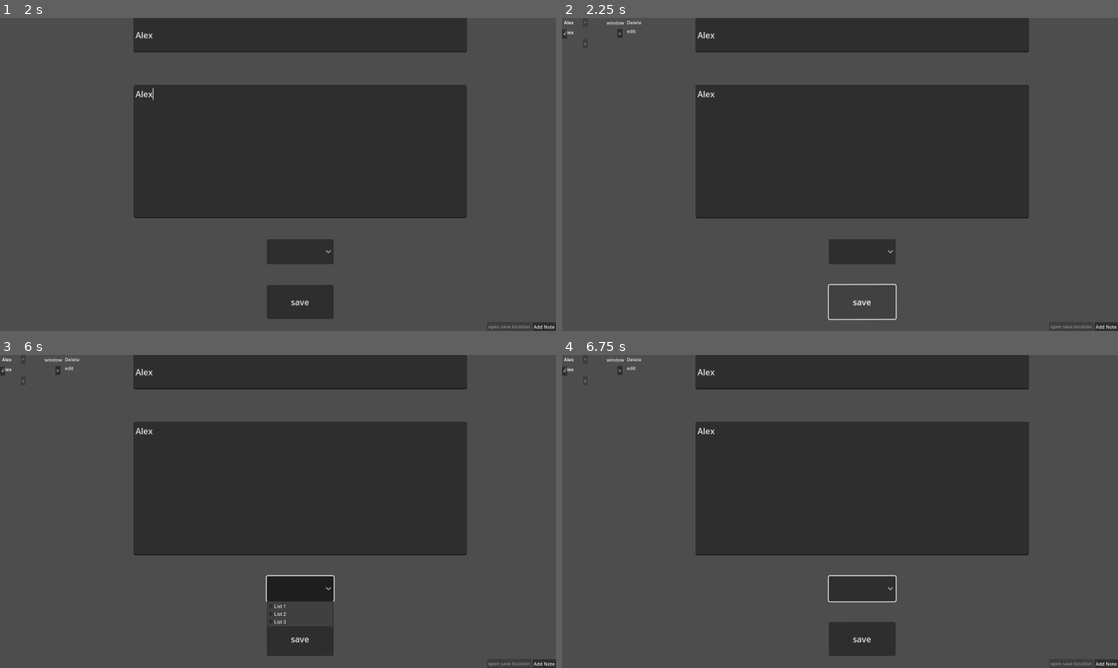
Above: before the commit, frames 1-4 (two rows, left to right).
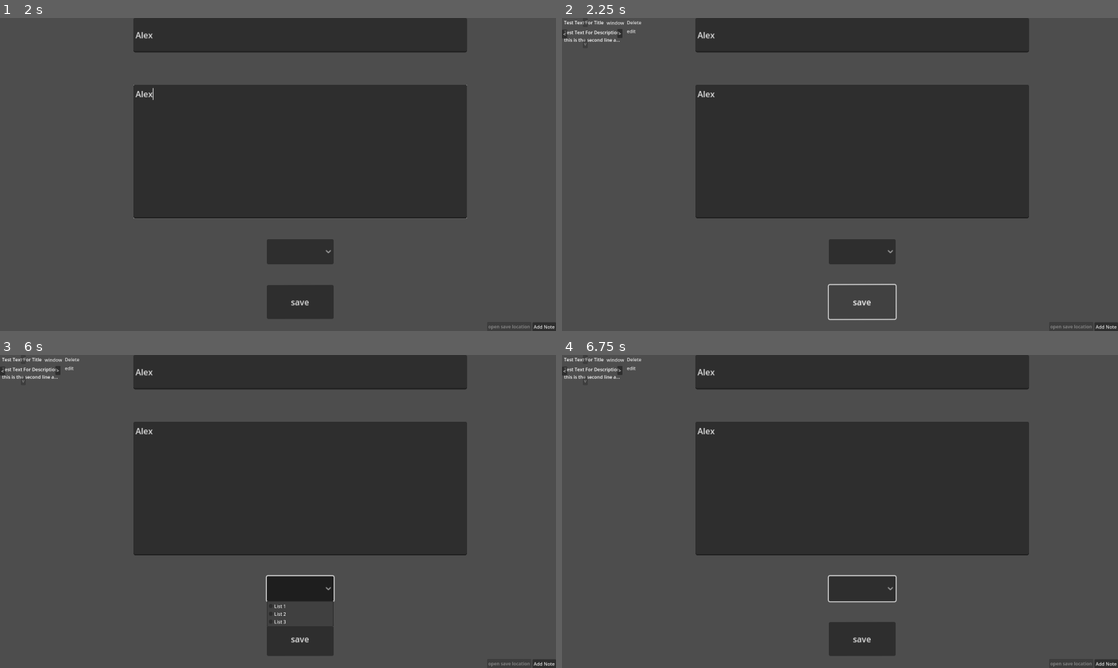
Above: after the commit, the same moments.

Repository: pandapanda135/todo_list
Game: Godot game, scene res://ui_test.tscn
The game is run twice, just before and just after one commit, with the same random seed, the same clock (stepped at 60 frames per second) and the same inputs.
Inputs (mouse positions are in pixels of both pictures, inside the frame that each line leads up to):
- Up to frame 1 (2 s): click "Add Note" at 0.5 s; click (300, 33) at 1.27 s; type "Alex" at 1.35 s; click (300, 152) at 1.5 s; type "Alex" at 1.58 s
- Up to frame 2 (2.25 s): click "save" at 2 s
- Up to frame 3 (6 s): click "<" at 2.75 s; click ">" at 3.5 s; click "window" at 4.25 s; click "edit" at 5 s; click (300, 589) at 5.75 s
- Up to frame 4 (6.75 s): click "<" at 6.5 s

Frame 1 is identical in both runs. In frame 2, 0.2% of the frame differs, in the area x 0-11%, y 0-8%; in frame 3, 0.2%; in frame 4, 0.2%.
Error after the commit: Invalid cast: could not convert value to 'int'. (res://scripts/save_system.gd:124)

Commit message:
added saving of node index started on loading

Diff:
--- a/individual_node_test.tscn
+++ b/individual_node_test.tscn
@@ -16,6 +16,7 @@
 size_flags_vertical = 2
 mouse_filter = 2
 script = ExtResource("1_gbth7")
+current_position = null
 
 [node name="TitleLabel" type="Label" parent="."]
 layout_mode = 0
--- a/node_script.gd
+++ b/node_script.gd
@@ -11,6 +11,9 @@
 
 @onready var json_file:String
 @export var current_position:int
+
+@onready var root:Window = get_tree().get_root()
+var timer_running:bool = false
 
 #declare the collection is will be in within the save file modfiy the save file code
 #to support this and also the function that adds the nodes to the scenes this can be done
@@ -23,16 +26,32 @@
 func _ready() -> void:
 	var save_edit_button = get_node("ModalController/HFlowContainer/Control/SaveButton")
 	save_edit_button.get_save_file.connect(_get_save_file)
+
 	var _up_arrow_signal:bool = up_arrow.pressed.connect(check_node_position.bind(up_arrow))
 	var _left_arrow_singal:bool = left_arrow.pressed.connect(check_node_position.bind(left_arrow))
 	var _right_arrow_signal:bool = right_arrow.pressed.connect(check_node_position.bind(right_arrow))
 	var _down_arrow_signal:bool = down_arrow.pressed.connect(check_node_position.bind(down_arrow))
+
 	node_made.connect(_on_node_made)
 	node_made.emit.call_deferred()
+	SignalManager.connect("index_saving", _save_index)
 	first_arrow_visibility_check()
 
 func _get_save_file() -> void: # this is used for edit button
 	SaveSystem.selected_json_file = json_file
+
+func _save_index(save_time,is_closing) -> void: # modify this is it adds a 5 min timer that will have a signal that when over it will run this line
+	print("SAVE_INDEX RUN")
+	if timer_running == false:
+		timer_running  = true
+		await get_tree().create_timer(save_time).timeout
+		SaveSystem.change_note(json_file,3,"",self.get_index())
+		timer_running = false
+	else:
+		print("timer already exists")
+
+	if is_closing == true:
+		SaveSystem.change_note(json_file,3,"",self.get_index())
 
 func check_node_position(clicked_node) -> void:
 	check_arrow_visibility()
@@ -93,6 +112,7 @@
 			SaveSystem.change_note(json_file,2,"",1)
 		Gui.collection_3:
 			SaveSystem.change_note(json_file,2,"",2)
+	SignalManager.emit_signal("index_saving",300,false)
 
 func move_node_vertical(Down:bool) -> void:
 	var parent:Node = get_parent()
@@ -105,6 +125,8 @@
 		parent.move_child(self,current_index - 1)
 		# print("after move_child",get_parent().get_children())
 	check_arrow_visibility()
+
+	SignalManager.emit_signal("index_saving",300,false)
 
 #look if there is a node above or belo current node if so then keep button enabled else set disabled
 #this breaks if nodes are invisible as they are still in the tree however they dont display so only the appropriate nodes get disabled
@@ -193,3 +215,9 @@
 		last_parent_children[last_parent_child_count - 1].down_arrow.disabled = true
 	else:
 		print("NONE DISABLED")
+
+#handles saving index when closed
+func _notification(what):
+	if what == NOTIFICATION_WM_CLOSE_REQUEST:
+		SignalManager.emit_signal("index_saving",0,true)
+		get_tree().quit()
--- a/project.godot
+++ b/project.godot
@@ -19,6 +19,7 @@
 
 Gui="*res://scripts/gui_singleton.gd"
 SaveSystem="*res://scripts/save_system.gd"
+SignalManager="*res://scripts/signal_manager.gd"
 
 [display]
 
--- a/scripts/save_system.gd
+++ b/scripts/save_system.gd
@@ -1,4 +1,6 @@
 extends Node
+
+# signal load_node_signal
 
 # we use onready or else load_note doesnt work due to them not being initialized correctly (I know the code is bad but its all that works :( )
 @onready var label_title_node: Label = get_parent().get_node("/root/Control/TitleLabel")
@@ -65,6 +67,10 @@
 		printerr("issues with if in _ready")
 		check_save_amount_correct = false
 		OS.shell_open(ProjectSettings.globalize_path("user://"))
+	#temp for loading node index
+	# self.connect("load_node_signal",load_node)
+	# load_node_signal.emit()
+	# print("READY",Gui.collection_1.get_children())
 
 func save_note() -> void:
 	print("save_amount: ",save_path)
@@ -104,7 +110,7 @@
 	else:
 		print("check_save_amount_correct is set to false")
 
-func load_reusable(save_file:String) -> Dictionary:
+func load_reusable(save_file:String) -> Dictionary: #when next godot version out update all references of this to use typed dictionaries
 	var file := FileAccess.open(save_file, FileAccess.READ)
 	var json := JSON.new()
 	var json_line_2 := JSON.new()
@@ -119,7 +125,7 @@
 		"save_string": json.get_data() as String,
 		"save_string_2": json_line_2.get_data() as String,
 		"save_int": json_line_3.get_data() as int,
-		# "save_int_2": json_line_3.get_data() as int
+		"save_int_2": json_line_4.get_data() as int
 	}
 
 func save_overwrite(save_file:String,dict:Dictionary) -> void:
@@ -157,8 +163,8 @@
 			value["save_string_2"] = string_change
 		2:
 			value["save_int"] = int_change
-		# 3: #this is not supported yet so it causes issues with saving and loading
-		# 	value["save_int_2"] = int_change
+		3:
+			value["save_int_2"] = int_change
 		_:
 			print("line_change is too high")
 	save_overwrite(save_file,value)
@@ -245,7 +251,13 @@
 
 #this is probably need to be used when more ui/ux aspects are implemented
 func load_node() -> void:
-	pass
+	var child_nodes_collection = Gui.collection_1.get_children()
+	print("CHILD_NODES",child_nodes_collection)
+	for i in child_nodes_collection:
+		var current_json_file = child_nodes_collection[i].json_file
+		var load_values:Dictionary = load_reusable(current_json_file)
+
+		child_nodes_collection[i].move_child(child_nodes_collection[i],load_values["save_int_2"])
 
 func save_variables() -> void:
 	var save_file := FileAccess.open(save_path_variables, FileAccess.WRITE)
--- a/scripts/save_title.gd
+++ b/scripts/save_title.gd
@@ -1,6 +1,5 @@
 extends LineEdit
 
-#TODO: when the save function is called it overwrites saved_text meaning it is "" (THIS IS FIXED BECUASE THE GROUP SYSTEM IS DUMB)
 var saved_text:String = "THIS IS THE DEFAULT VALUE"
 
 func _ready() -> void:
--- /dev/null
+++ b/scripts/signal_manager.gd
@@ -0,0 +1,14 @@
+extends Node
+
+signal index_saving(timer_time:float,is_closing:bool)
+
+#handles quit notification
+
+func _process(delta):
+	print(Gui.collection_1.get_children())
+
+var already_sent_close:bool = false
+func _notification(what):
+	if what == NOTIFICATION_WM_CLOSE_REQUEST and already_sent_close == false:
+		already_sent_close = true
+		get_tree().root.propagate_notification(NOTIFICATION_WM_CLOSE_REQUEST)
